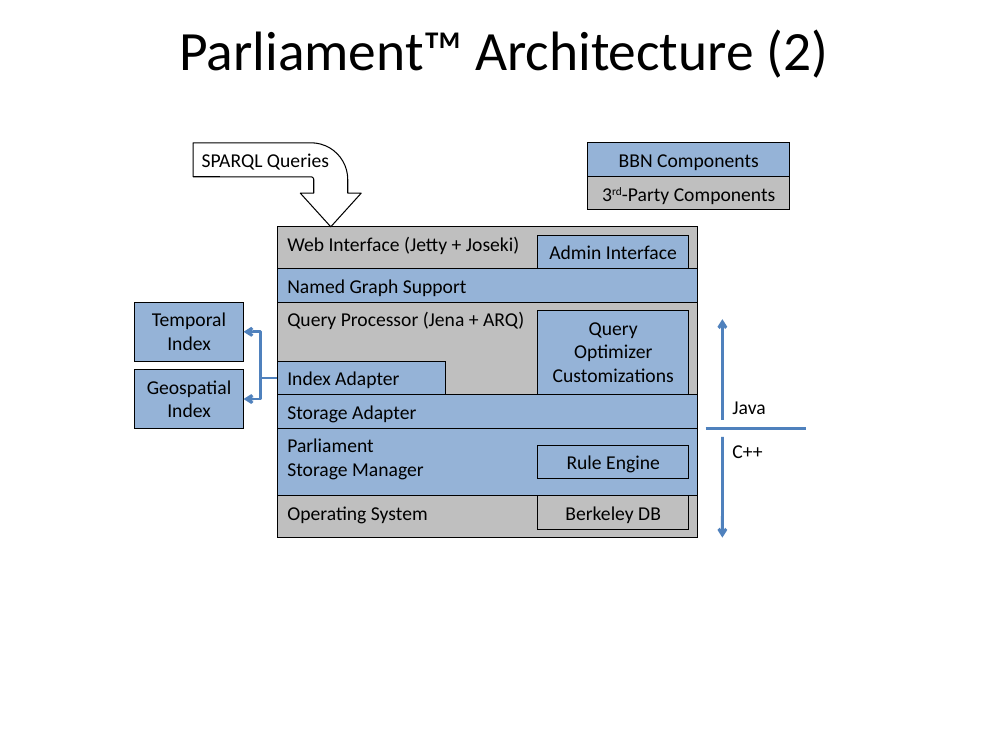
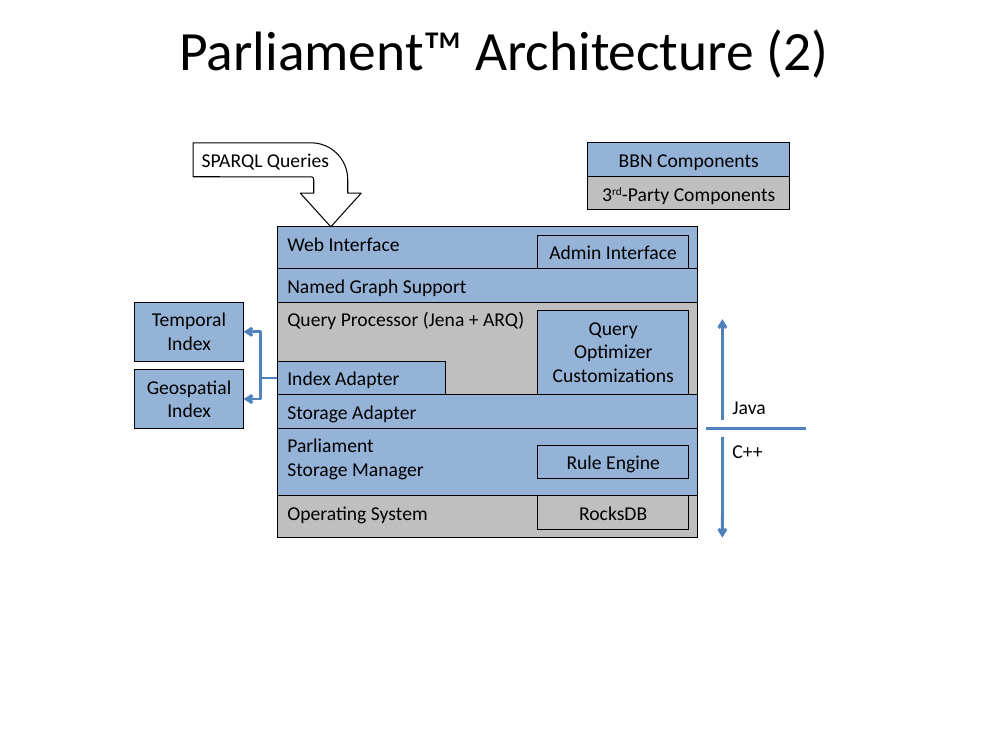
Before and after one commit to raytheonbbn/parliament, a slide deck: slide 2 of doc/UserGuide/includes/illustrations.pptx. Drawn at 1008x756 pixels with LibreOffice and Linux fonts; fonts in the diff are those of the drawing. Boxes give left, top, right and bottom in pixels: in the first picture for what was removed or moved away, otherwise in the second. Text is boxed around its words. In the diff, an @@ line names an element or a change of style, - is before the commit and + after.

Commit message:
Updated user guide's architecture figure

```diff
--- a/doc/UserGuide/includes/illustrations.pptx
+++ b/doc/UserGuide/includes/illustrations.pptx
@@ rectangle "Web Interface" at [277, 227, 698, 269]: fill #BFBFBF to #95B3D7 @@
@@ text in rectangle at [287, 237, 400, 251]: text changed @@
-Web Interface (Jetty + Joseki)
+Web Interface
@@ text in rectangle at [579, 506, 647, 520]: text changed @@
-Berkeley DB
+RocksDB
```
Also in this commit, not shown: 2 other files.
